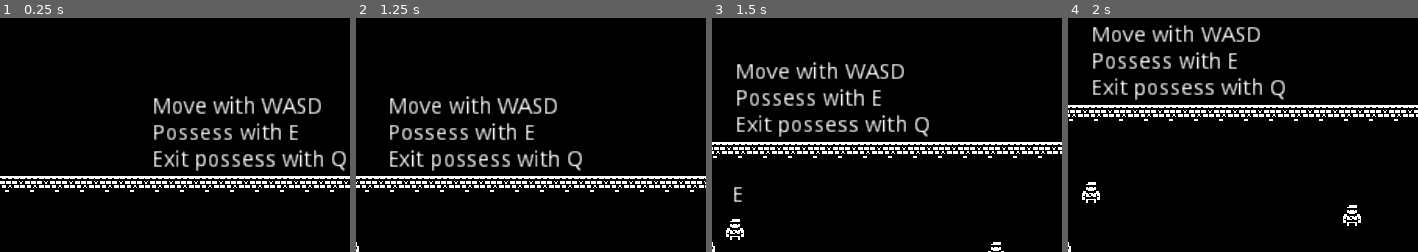
Above: before the commit, frames 1-4 (left to right).
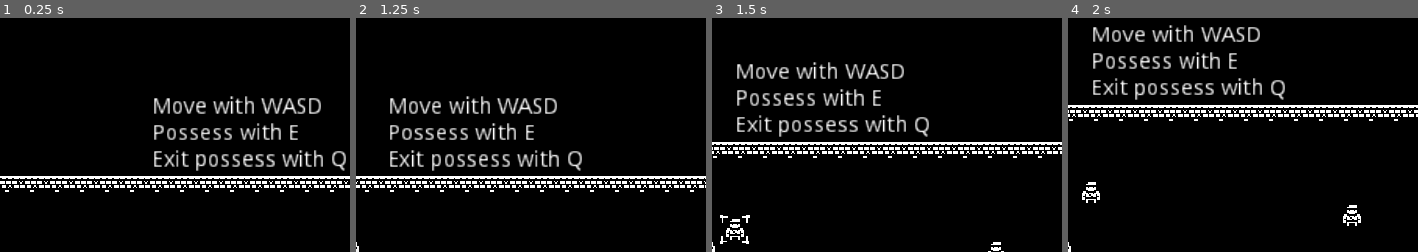
Above: after the commit, the same moments.

Repository: skarnl/miziziz-game-jam-2020
Game: Godot game, scene res://game/game.tscn
Same seed, same stepped clock (60 frames per second), same inputs: the game is played once before the commit and once after it.
Inputs:
- Up to frame 1 (0.25 s): no input
- Up to frame 2 (1.25 s): tap Enter at 0.5 s; hold Right (ui_right) from 0.53 s (still down); hold E (possess) from 0.53 s (still down)
- Up to frame 3 (1.5 s): release Right (ui_right) at 1.28 s; release E (possess) at 1.28 s; hold Down (ui_down) from 1.28 s (still down); tap Space (attack) at 1.35 s
- Up to frame 4 (2 s): keep holding Down (ui_down); tap E (possess) at 1.55 s
The pictures show only the part of the screen within x 44-94%, y 2-52%; the shares and areas given below are measured in that part.

Frames 1-2 are identical in both runs. In frame 3, 0.2% of the frame differs, in the area x 2-11%, y 72-97%; in frame 4, nothing differs.

Commit message:
Add brackets to show hint when enemy can be possessed

Diff:
--- a/entities/enemies/human/human.tscn
+++ b/entities/enemies/human/human.tscn
@@ -3,16 +3,15 @@
 [ext_resource path="res://assets/images/monochrome_transparent.png" type="Texture" id=1]
 [ext_resource path="res://entities/enemies/human/human.gd" type="Script" id=2]
 
-[sub_resource type="PhysicsMaterial" id=8]
+[sub_resource type="PhysicsMaterial" id=1]
 friction = 3.0
 bounce = 1.0
 
-[sub_resource type="CapsuleShape2D" id=1]
+[sub_resource type="CapsuleShape2D" id=2]
 radius = 6.5203
 height = 0.0
 
-[sub_resource type="Animation" id=2]
-resource_name = "possessed"
+[sub_resource type="Animation" id=3]
 tracks/0/type = "value"
 tracks/0/path = NodePath("BodySprite:rotation_degrees")
 tracks/0/interp = 1
@@ -35,19 +34,18 @@
 collision_layer = 2
 collision_mask = 27
 mode = 2
-physics_material_override = SubResource( 8 )
+physics_material_override = SubResource( 1 )
 gravity_scale = 0.0
 script = ExtResource( 2 )
 
 [node name="CollisionShape2D" type="CollisionShape2D" parent="."]
-position = Vector2( -0.891899, 0.297302 )
-shape = SubResource( 1 )
+shape = SubResource( 2 )
 
 [node name="Timer" type="Timer" parent="."]
 wait_time = 3.013
 
 [node name="AnimationPlayer" type="AnimationPlayer" parent="."]
-anims/possessed = SubResource( 2 )
+anims/possessed = SubResource( 3 )
 
 [node name="PlayerInteractionArea2D" type="Area2D" parent="."]
 input_pickable = false
@@ -55,18 +53,7 @@
 collision_mask = 4
 
 [node name="CollisionShape2D" type="CollisionShape2D" parent="PlayerInteractionArea2D"]
-shape = SubResource( 9 )
-
-[node name="hint" type="Label" parent="."]
-margin_left = -11.3
-margin_top = -29.2025
-margin_right = 12.7
-margin_bottom = -15.2025
-text = "E"
-align = 1
-__meta__ = {
-"_edit_use_anchors_": false
-}
+shape = SubResource( 4 )
 
 [node name="BodySprite" type="Sprite" parent="."]
 position = Vector2( -0.5, 0 )
@@ -82,3 +69,29 @@
 texture = ExtResource( 1 )
 region_enabled = true
 region_rect = Rect2( 544.851, 34.6967, 15.4074, 16.5926 )
+
+[node name="hint" type="Node2D" parent="."]
+
+[node name="hintcorner" type="Sprite" parent="hint"]
+position = Vector2( 6, -7 )
+texture = ExtResource( 1 )
+region_enabled = true
+region_rect = Rect2( 502, 238, 8, 8 )
+
+[node name="hintcorner2" type="Sprite" parent="hint"]
+position = Vector2( -8, -7 )
+texture = ExtResource( 1 )
+region_enabled = true
+region_rect = Rect2( 492, 238, 9, 8 )
+
+[node name="hintcorner3" type="Sprite" parent="hint"]
+position = Vector2( -8, 7 )
+texture = ExtResource( 1 )
+region_enabled = true
+region_rect = Rect2( 493, 247, 7, 8 )
+
+[node name="hintcorner4" type="Sprite" parent="hint"]
+position = Vector2( 6, 6 )
+texture = ExtResource( 1 )
+region_enabled = true
+region_rect = Rect2( 502, 246, 7, 8 )
Not shown: 1 places in entities/enemies/human/human.tscn that only renumber resources
